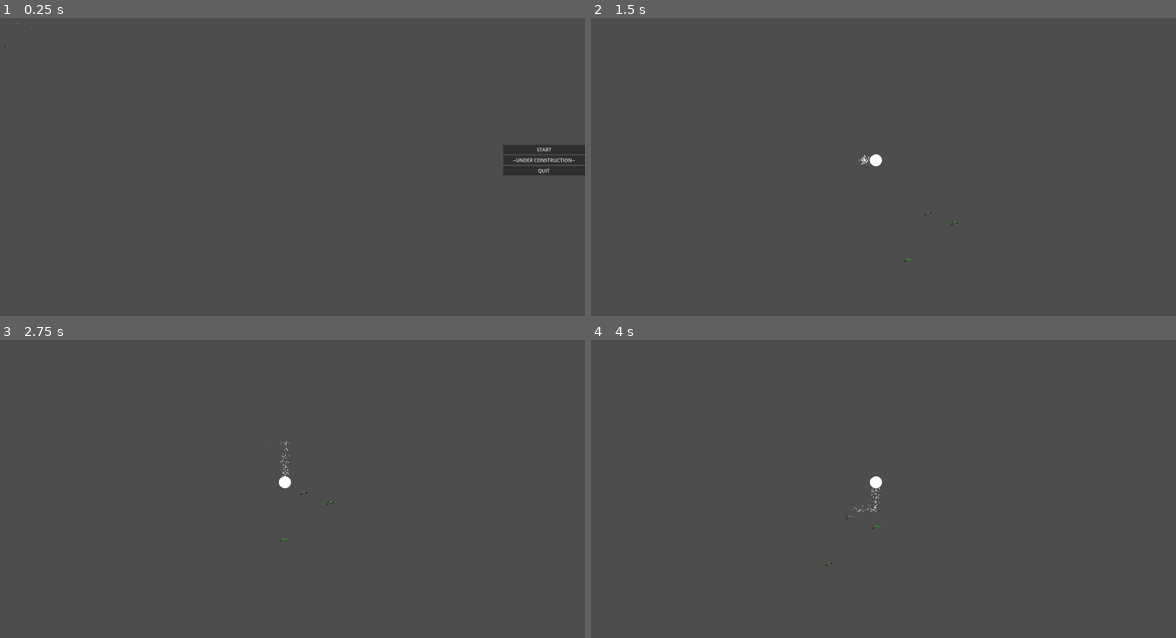
Above: before the commit, frames 1-4 (two rows, left to right).
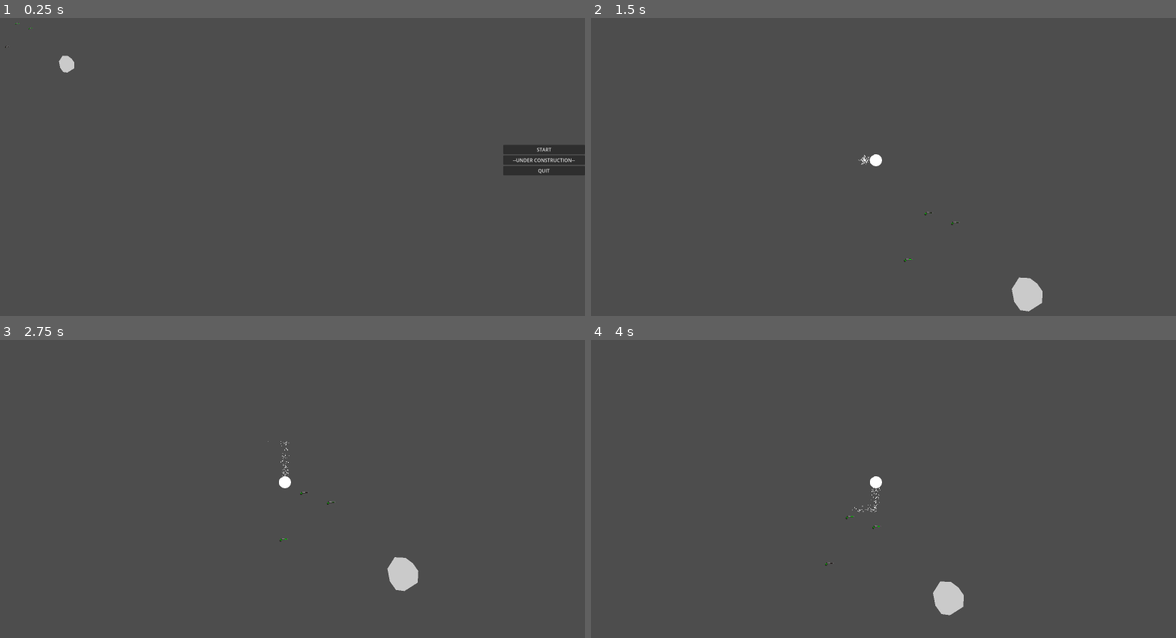
Above: after the commit, the same moments.

Repository: JeanShark-dev/godot-rock-survival
Game: Godot game, scene res://Main.tscn
Same seed, same stepped clock (60 frames per second), same inputs: the game is played once before the commit and once after it.
Inputs (mouse positions are in pixels of both pictures, inside the frame that each line leads up to):
- Up to frame 1 (0.25 s): no input
- Up to frame 2 (1.5 s): click "START" at 0.5 s; tap Enter at 1.25 s; move the mouse to (1006, 143) at 1.27 s; hold D (gp_right) from 1.28 s (still down); tap Q (gp_drop) at 1.35 s
- Up to frame 3 (2.75 s): tap E (gp_use) at 1.55, 2.1 s; move the mouse to (163, 497) at 2.02 s; release D (gp_right) at 2.03 s; hold S (gp_down) from 2.03 s (still down); click (163, 497) at 2.3 s
- Up to frame 4 (4 s): move the mouse to (936, 411) at 2.77 s; release S (gp_down) at 2.78 s; hold D (gp_right) 2.78-3.53 s; click (936, 411) at 2.85 s; tap Q (gp_drop) at 3.05, 3.6 s; move the mouse to (848, 548) at 3.52 s; hold W (gp_up) from 3.53 s (still down); tap E (gp_use) at 3.8 s

The runs differ from the first frame. In frame 1, 0.1% of the frame differs, in the area x 10-13%, y 12-19%; in frame 2, 0.5%; in frame 3, 0.5%, in the area x 66-72%, y 72-85%; in frame 4, 0.5%.

Commit message:
changed rigidbody bullet to raycast
description will be in next commit

Diff:
--- a/Main.tscn
+++ b/Main.tscn
@@ -1,7 +1,8 @@
-[gd_scene load_steps=3 format=3 uid="uid://b4lnjk3kh8c2k"]
+[gd_scene load_steps=4 format=3 uid="uid://b4lnjk3kh8c2k"]
 
 [ext_resource type="Script" path="res://assets/scripts/Main.gd" id="1_ja8op"]
 [ext_resource type="PackedScene" uid="uid://u1ocuprm86pk" path="res://weapon_pickup.tscn" id="2_hxktq"]
+[ext_resource type="PackedScene" uid="uid://dqw1b6b6hj8fj" path="res://collision_dummy.tscn" id="3_iahnp"]
 
 [node name="Main" type="Node"]
 script = ExtResource("1_ja8op")
@@ -51,5 +52,8 @@
 [node name="WeaponPickup3" parent="." instance=ExtResource("2_hxktq")]
 position = Vector2(73, 165)
 
+[node name="Node2D" parent="." instance=ExtResource("3_iahnp")]
+position = Vector2(269, 221)
+
 [connection signal="pressed" from="MainMenu/ButtonContainer/StartButton" to="." method="_on_start_button_pressed"]
 [connection signal="pressed" from="MainMenu/ButtonContainer/QuitButton" to="." method="_on_quit_button_pressed"]
--- a/assets/scripts/WeaponsContainer.gd
+++ b/assets/scripts/WeaponsContainer.gd
@@ -35,11 +35,11 @@
 func dropWeapon():
 	var currentWeapon = $WeaponSlot.get_child(0)
 	var droppingWeapon = weaponDrop.instantiate()
-	print(currentWeapon)
-	print(droppingWeapon)
+#	print(currentWeapon)
+#	print(droppingWeapon)
 	droppingWeapon.weaponPath = $WeaponSlot.get_child(0).weapon
 	droppingWeapon.position = global_position
-	print(droppingWeapon.weaponPath)
+#	print(droppingWeapon.weaponPath)
 	worldSpace.add_child(droppingWeapon)
 	currentWeapon.queue_free()
 	hudSprite.texture = null
--- a/assets/scripts/bullet.gd
+++ b/assets/scripts/bullet.gd
@@ -1,4 +1,4 @@
-extends RigidBody2D
+extends RayCast2D
 
 
 @export var bulletLifetime = 1.0
@@ -6,7 +6,15 @@
 
 func _ready():
 	$LifeTimer.start(bulletLifetime)
+#	print("Bullet shot.")
 
 
+func _process(_delta):
+	var target = get_collider()
+	if target != null and target.is_in_group("mortal"):
+		target.take_damage(50, "lead poisoning")
+		queue_free()
+
 func _on_life_timer_timeout():
+#	print("Timer out.")
 	queue_free()
--- /dev/null
+++ b/assets/scripts/collision_dummy.gd
@@ -0,0 +1,13 @@
+extends RigidBody2D
+
+
+
+func _ready():
+	self.add_to_group("mortal", true)
+
+func _process(_delta):
+	if Input.is_action_just_pressed("gp_use"):
+		take_damage(1, " unexpected")
+
+func take_damage(damageAmount, damageType):
+	print("Dummy took ", damageAmount, damageType, " damage.")
--- a/assets/scripts/flintlock_pistol.gd
+++ b/assets/scripts/flintlock_pistol.gd
@@ -2,14 +2,14 @@
 
 
 @onready var ammoManager = get_parent().get_parent().get_parent().get_parent().get_parent()
-@onready var player = get_parent().get_parent()
+@onready var player = get_parent().get_parent().get_parent()
 @export var type = "Flintlock"
 @export var AmmoType = "Flintlock Bullet"
 @export var ammo = preload("res://flintlock_bullet.tscn")
 @export var sprite = preload("res://assets/sprites/weapons/flintlock-pistol.svg")
 @export var spread = 0.0
 @export var barrelLength = 0.0
-@export var muzzleVelocity = 0.0
+@export var effectiveRange = 0.0
 
 var weapon = "res://flintlock_pistol.tscn"
 
@@ -44,24 +44,34 @@
 
 
 func Shoot():
+#	print("Shoot!")
 	isChambered = false
 	isCocked = false
+	$ShotTimer.start()
 
-	isReady = true
 	var bullet = ammo.instantiate()
 	ammoManager.add_child(bullet)
-	bullet.position = player.global_position + get_local_mouse_position().normalized()*barrelLength
-	#bullet.look_at(get_global_mouse_position())
-	bullet.apply_central_impulse((get_local_mouse_position()+Vector2(randf_range(-spread, spread), randf_range(-spread, spread))).normalized()*muzzleVelocity)
+	var target = get_global_mouse_position()
+	bullet.position = player.position + (barrelLength * target.normalized())
+	bullet.target_position = player.position + effectiveRange * target.normalized()
+	print(bullet.position, ", ", bullet.target_position)
+
 
 	$GunshotSound.play()
 
 
 func _on_chamber_timer_timeout():
+#	print("Loaded.")
 	isChambered = true
 	isReady = true
 
 
 func _on_cock_timer_timeout():
+#	print("Locked.")
 	isCocked = true
 	isReady = true
+
+
+func _on_shot_timer_timeout():
+#	print("Can shoot.")
+	isReady = true
--- /dev/null
+++ b/collision_dummy.tscn
@@ -0,0 +1,16 @@
+[gd_scene load_steps=3 format=3 uid="uid://dqw1b6b6hj8fj"]
+
+[ext_resource type="Script" path="res://assets/scripts/collision_dummy.gd" id="1_b6103"]
+
+[sub_resource type="CircleShape2D" id="CircleShape2D_og6sa"]
+radius = 30.0666
+
+[node name="Dummy" type="RigidBody2D"]
+script = ExtResource("1_b6103")
+
+[node name="DummyCollision" type="CollisionShape2D" parent="."]
+shape = SubResource("CircleShape2D_og6sa")
+
+[node name="DummySprite" type="Polygon2D" parent="."]
+color = Color(0.792157, 0.792157, 0.792157, 1)
+polygon = PackedVector2Array(3, 29, 25, 15, 26, -4, 17, -17, 5, -26, -13, -27, -25, -8, -21, 13, -11, 27)
--- a/flintlock_bullet.tscn
+++ b/flintlock_bullet.tscn
@@ -1,59 +1,17 @@
-[gd_scene load_steps=5 format=3 uid="uid://baa6nu5vjpvn4"]
+[gd_scene load_steps=2 format=3 uid="uid://baa6nu5vjpvn4"]
 
 [ext_resource type="Script" path="res://assets/scripts/bullet.gd" id="1_2lgfh"]
-[ext_resource type="Texture2D" uid="uid://c7hr6g3drd5ey" path="res://assets/sprites/weapons/projectiles/flintlock_bullet.svg" id="1_aoxgc"]
 
-[sub_resource type="CircleShape2D" id="CircleShape2D_wn3hj"]
-radius = 1.0
-
-[sub_resource type="ParticleProcessMaterial" id="ParticleProcessMaterial_kk2jh"]
-lifetime_randomness = 1.0
-emission_shape = 1
-emission_sphere_radius = 1.0
-particle_flag_disable_z = true
-spread = 180.0
-gravity = Vector3(0, 0, 0)
-initial_velocity_max = 2.0
-angular_velocity_min = -2.0
-angular_velocity_max = 2.0
-orbit_velocity_min = 0.0
-orbit_velocity_max = 0.0
-linear_accel_min = -2.0
-linear_accel_max = 2.0
-radial_accel_min = -1.0
-radial_accel_max = 1.0
-tangential_accel_min = -1.0
-tangential_accel_max = 1.0
-damping_max = 10.0
-angle_min = -90.0
-angle_max = 90.0
-scale_min = 0.25
-scale_max = 1.25
-color = Color(0.439216, 0.380392, 0.384314, 1)
-hue_variation_min = -0.05
-hue_variation_max = 0.05
-
-[node name="Flintlock Bullet" type="RigidBody2D"]
-mass = 0.1
-continuous_cd = 2
-linear_damp = 1.0
+[node name="Flintlock Bullet" type="RayCast2D"]
+collide_with_areas = true
 script = ExtResource("1_2lgfh")
-bulletLifetime = 10.0
-
-[node name="Sprite2D" type="Sprite2D" parent="."]
-scale = Vector2(0.1, 0.1)
-texture = ExtResource("1_aoxgc")
-
-[node name="CollisionShape2D" type="CollisionShape2D" parent="."]
-shape = SubResource("CircleShape2D_wn3hj")
+bulletLifetime = 0.1
 
 [node name="LifeTimer" type="Timer" parent="."]
 one_shot = true
 
-[node name="GPUParticles2D" type="GPUParticles2D" parent="."]
-amount = 1000
-process_material = SubResource("ParticleProcessMaterial_kk2jh")
-fixed_fps = 60
-trail_enabled = true
+[node name="MuzzleFlashTemp" type="Polygon2D" parent="."]
+color = Color(0.898039, 0.752941, 0.607843, 1)
+polygon = PackedVector2Array(0, 1, 2, 0, 0, -2, -2, 0)
 
 [connection signal="timeout" from="LifeTimer" to="." method="_on_life_timer_timeout"]
--- a/flintlock_pistol.tscn
+++ b/flintlock_pistol.tscn
@@ -11,7 +11,7 @@
 AmmoType = "Flintlock"
 spread = 25.0
 barrelLength = 15.0
-muzzleVelocity = 800.0
+effectiveRange = 400.0
 
 [node name="ChamberSound" type="AudioStreamPlayer2D" parent="."]
 stream = ExtResource("3_47p2s")
@@ -29,5 +29,10 @@
 wait_time = 0.25
 one_shot = true
 
+[node name="ShotTimer" type="Timer" parent="."]
+wait_time = 0.1
+one_shot = true
+
 [connection signal="timeout" from="ChamberTimer" to="." method="_on_chamber_timer_timeout"]
 [connection signal="timeout" from="CockTimer" to="." method="_on_cock_timer_timeout"]
+[connection signal="timeout" from="ShotTimer" to="." method="_on_shot_timer_timeout"]
--- a/player_container.tscn
+++ b/player_container.tscn
@@ -2,7 +2,7 @@
 
 [ext_resource type="Script" path="res://assets/scripts/PlayerMovement.gd" id="1_m3egy"]
 [ext_resource type="Script" path="res://assets/scripts/WeaponsContainer.gd" id="2_kxgat"]
-[ext_resource type="Script" path="res://GUI.gd" id="3_ny2t6"]
+[ext_resource type="Script" path="res://assets/scripts/GUI.gd" id="3_qlfn6"]
 
 [sub_resource type="ParticleProcessMaterial" id="ParticleProcessMaterial_vxu8l"]
 lifetime_randomness = 1.0
@@ -70,7 +70,7 @@
 anchor_bottom = 1.0
 grow_horizontal = 2
 grow_vertical = 2
-script = ExtResource("3_ny2t6")
+script = ExtResource("3_qlfn6")
 
 [node name="HUD" type="Control" parent="PlayerRigidBody/GUI"]
 layout_mode = 1
Renamed: GUI.gd -> assets/scripts/GUI.gd
Not shown, changed: to-do-list.md
